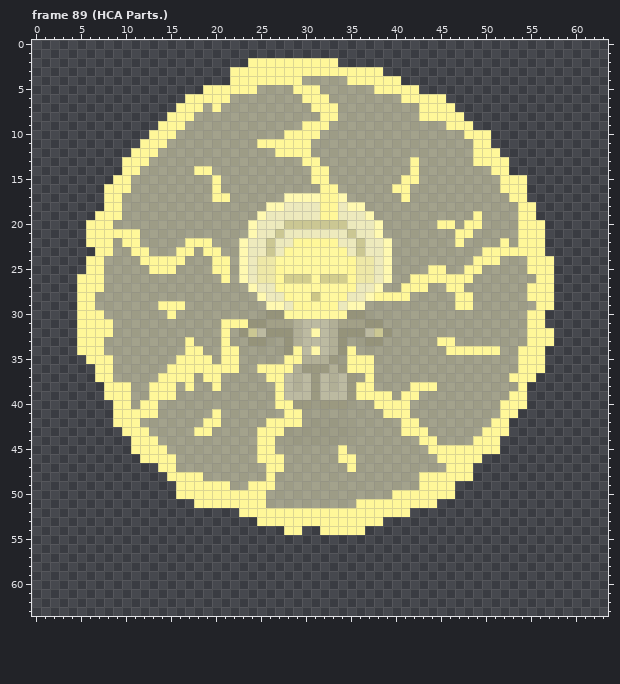
Two states of a pixel-art file, Amity Chain (Art Files)/Digital Art/Sprites/Characters/BenedictSprite.aseprite. Above is the file before it was changed.
64x64 pixels, 123 frames. Colours within 5 levels of each other are drawn and written as one. Shown: frame 89 (HCA Parts.). The commit also changed other frames, which this record leaves out.
New version:
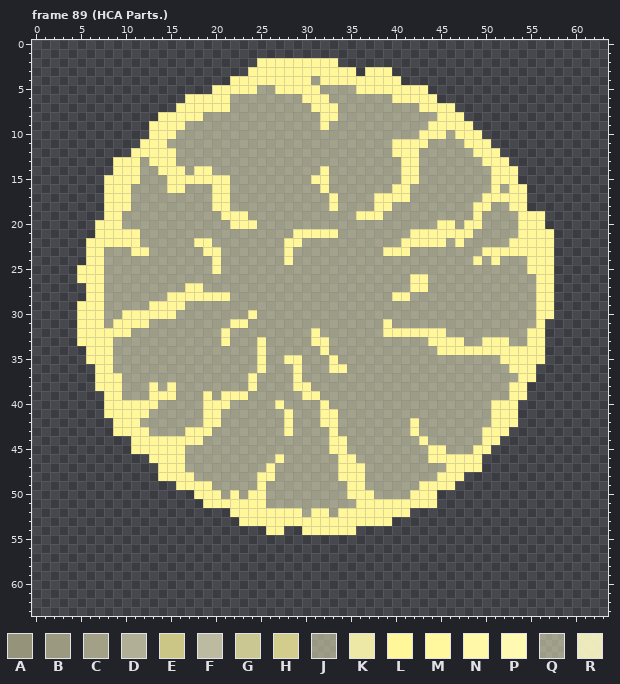
Palette (. is transparent): A #95937a  B #9b9980  C #a2a087  D #b1af96  E #ccc686  F #bcbaa1  G #cbc793  H #d2cd8d  J #e1deb291  K #eee8a7  L #fff799  M #fff89f  N #fff8a9  P #fff9b1  Q #fffbc980  R #fffbc9e7
Difference:
Changed rows in their new state; - is an unchanged pixel.
Frame 89 (HCA Parts.), layers "Bolts", "Character":
first column x 5:
 2 -------------------.---------------------------------
 3 -----------------..------------.--L------------------
 4 -------------------------L-LLL-----------------------
 5 --------------.-------LL-------LL-----L--------------
 6 -----------------------------------L----.------------
 7 --------------L-L------------------------------------
 8 ---------L---L------------------------QQ-------------
 9 --------L----------------QQ------------LL------------
10 -----------------------QQQQ-----------LLL-L--.-------
11 --------------------QQQQQQ---------LLLL----L---------
12 ---------LL-----------QQQQ---------LLL---------------
13 ----L--QLLL--------------QQ---------L-------Q--------
14 ----L----LLL--------------Q---------L-----------L----
15 ---L--L---LLLLL-L-----------------------------L--.---
16 ----------LL----L-----------Q-----------------LQ-----
17 -----L-----------------QQQQQ-Q---LLL---------LLL-----
18 -----L---------LL----QQQQQQQ-QQQ-LL---------LL--L-.--
19 --.-------------LLL-QQQQQQQQQQQLLL-----------------L-
20 -.--L------------LLLQQQQQQQQQQQQQQ-------------------
21 -.-----------------QQQQQLLLLLQQQQQ---LLLLL----------L
22 ----L-------Q-----QQQQQL-QQQQQQQQQQ-LLLLL------QL---L
23 -L-Q-------QQ-----QQQQQ-QQQQQQQQQQLLL---------------L
24 -------QQQQQ----Q-QQQQQLQQQQQQQQQQQ----------Q-------
25 L-------QQQ-----Q-QQQQQQQQQQQQQQQQQ----QQ--QQ--------
26 ----------------Q-QQQQQQQQQQQQQQQQQ----QQQQQ---------
27 .-----------LL-----QQQQQQQQQQQQQQQ--Q----QQ-------Q--
28 .-L-------LLLLLLL---QQQQQQQQQQQQQQQ-------QQ------Q--
29 --L-----L------------QQQQQQQQQQQ----------QQ---------
30 -----LLLLL---------L-QQQQQQQQQQQ------------------Q-L
31 ---QLLLL--------Q--QQQQQQQQQQQQQQQL---------------Q--
32 ----LL------------QQQQQQQQLQQQQQQQLLLLLLL-----------.
33 ---L--------Q------QL--QQQLLQQ--QQ-----L--L--LLL----.
34 .--L--------QQ--QQ--L--QQQQLQQQ---------L------LL----
35 -----------QQQQ-QQ--L----QQQL-QQQ--------------LL----
36 ----------QQQQQQQQ---QQQLQQQLLQQQ---------------L--.-
37 ----L----QQQQ-QQ---L-QQQLQQQQQQ-Q---------------Q----
38 --L--Q---Q--Q--Q---L--QQLLQQQQQQQ----QQQ--------L----
39 -----Q--------L-LLL---QQQLLQQQQQQQQ-QQ---------------
40 ---L--L-------LLL------QQQ-LQQ---QQQQ---------L--.---
41 ---L----Q-----L---------Q--LL-----QQQ---------L------
42 ---------------------QQ-QQQLLQ------Q-----------L----
43 ----L-------L-------QQQLQQQQLQQ-----Q-Q--------------
44 ---------LLLLL------QQ-QQQQQLL---------Q----Q--------
45 ----------LL--------QQ------L------------QQQ--.------
46 -------.---L--------QQ-----------------L-------------
47 -----------L----------Q------L-L------------L--------
48 ---------L---Q------L--------LLL------QQ---.---------
49 ---------------QQ--Q-Q--------LL---------------------
50 -----------..---Q-Q-----------LLL--QQ---..-----------
51 -------------.---------------------------------------
52 -----------------L-------Q--Q------------------------
53 ------------------LL--------------L------------------
54 ---------------------LL..LL----.---------------------
Pixel boxes of the changes (left, top, right, bottom) in both pictures:
changed: (77, 58, 554, 535)
